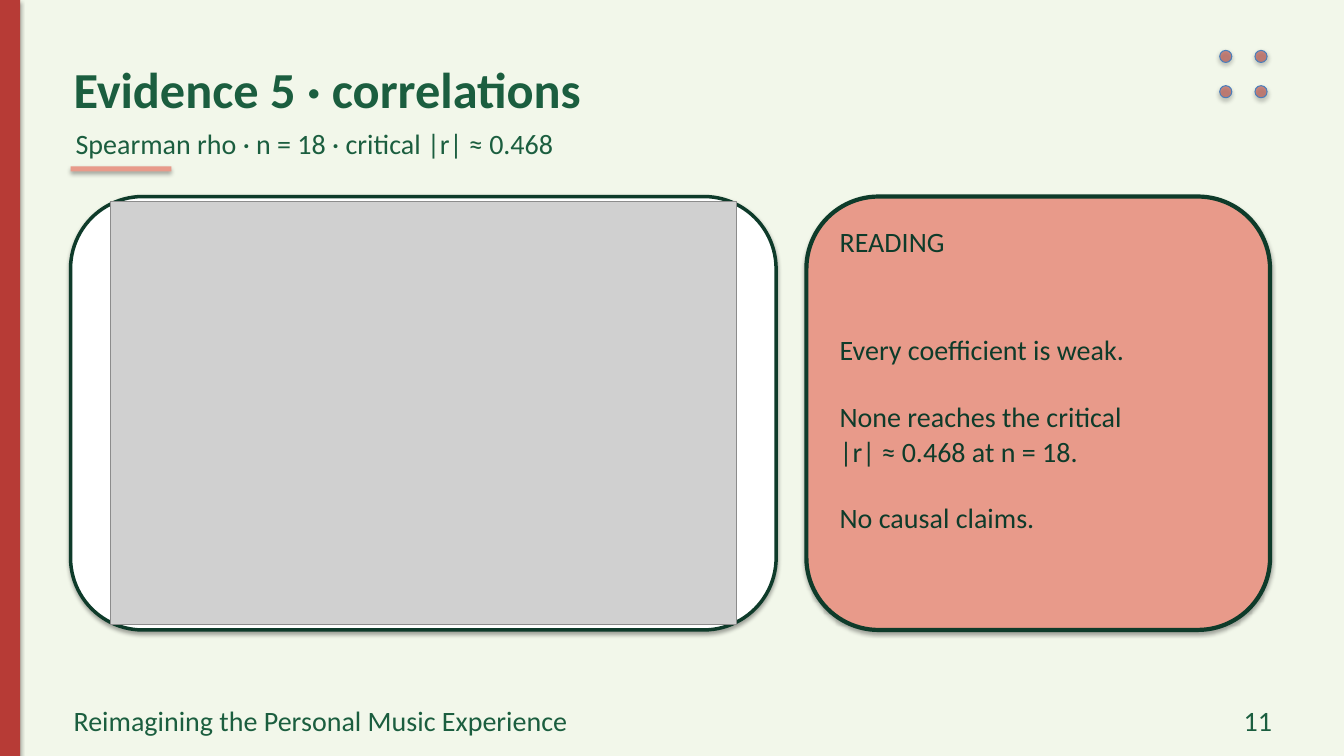
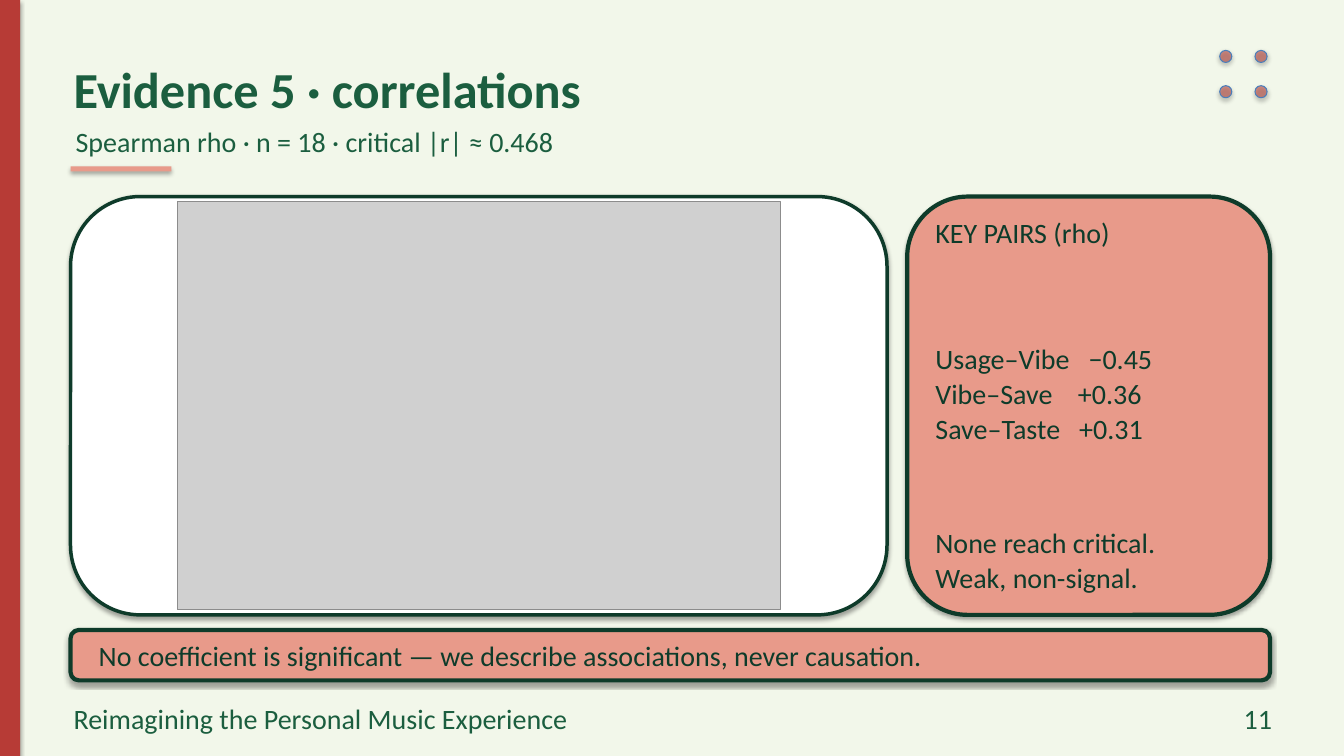
Before and after one commit to preet-kamdar/design-thinking-sem3, a slide deck: slide 11 of docs/Presentation.pptx. Drawn at 1344x756 pixels with LibreOffice and Linux fonts; fonts in the diff are those of the drawing; grey boxes stand for pictures. Boxes give left, top, right and bottom in pixels: in the first picture for what was removed or moved away, otherwise in the second. Text is boxed around its words. In the diff, an @@ line names an element or a change of style, - is before the commit and + after.

```diff
--- a/docs/Presentation.pptx
+++ b/docs/Presentation.pptx
@@ rounded rectangle: place and size @@
-rounded rectangle at (71,197,776,630)
+rounded rectangle at (71,197,887,615)
@@ picture: place and size @@
-picture at (111,202,737,625)
+picture at (177,202,780,610)
@@ rounded rectangle: place and size @@
-rounded rectangle at (807,197,1270,630)
+rounded rectangle at (907,197,1270,615)
@@ text at (935,222,1109,247): text changed @@
-READING
+KEY PAIRS (rho)
@@ text at (935,349,1153,440): text changed @@
-Every coefficient is weak.
-None reaches the critical
-|r| ≈ 0.468 at n = 18.
-No causal claims.
+Usage–Vibe −0.45
+Vibe–Save +0.36
+Save–Taste +0.31
@@ text added at (935,533,1155,593), 20 pt, text #0E3B2A @@
+None reach critical.
+Weak, non-signal.
@@ rounded rectangle added at (71,630,1270,681), fill #E89A8A, outline #0E3B2A 3 pt @@
@@ text added at (99,646,921,671), 20 pt, text #0E3B2A @@
+No coefficient is significant — we describe associations, never causation.
```
Also in this commit, not shown: 19 other slides changed, 6 other files.
